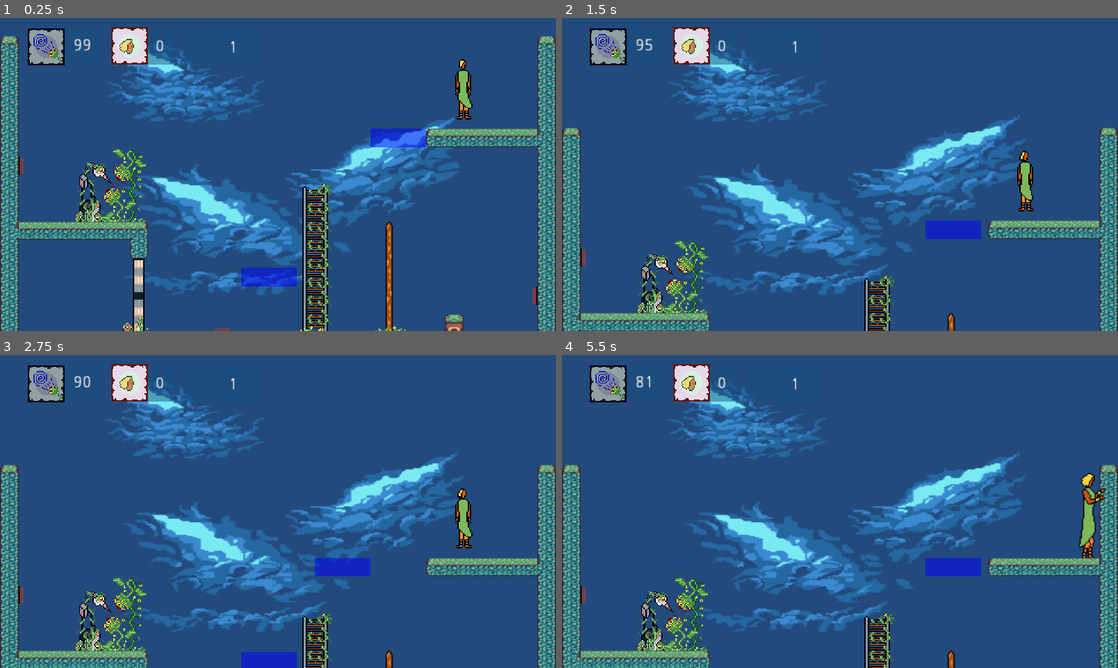
Above: before the commit, frames 1-4 (two rows, left to right).
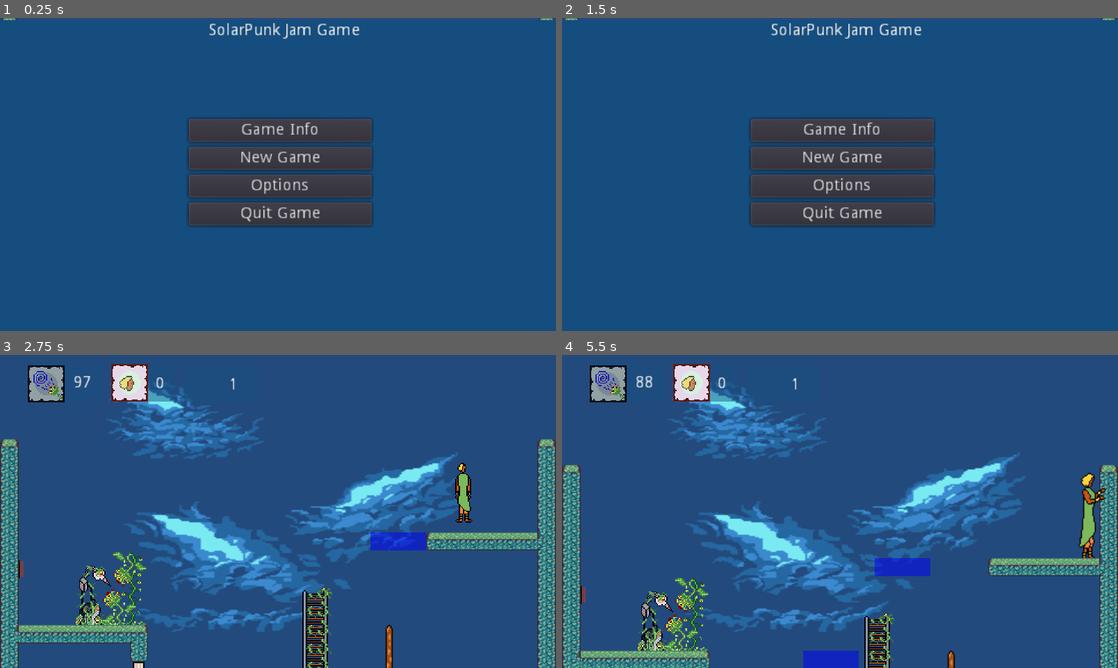
Above: after the commit, the same moments.

Repository: dlbike76/SolarPunk-Jam-2
Game: Godot game, scene res://Source/Levels/Level_Template.tscn
Same seed, same stepped clock (60 frames per second), same inputs: the game is played once before the commit and once after it.
Inputs (mouse positions are in pixels of both pictures, inside the frame that each line leads up to):
- Up to frame 1 (0.25 s): no input
- Up to frame 2 (1.5 s): click (840, 130) at 0.5 s, where only the run after the commit has a clickable "Game Info"; click (1029, 293) at 1.25 s, where only the run after the commit has a clickable "Back"
- Up to frame 3 (2.75 s): click (278, 495) at 2 s, where only the run after the commit has a clickable "New Game"
- Up to frame 4 (5.5 s): hold D (move_right) 2.78-3.53 s; hold Space (action) 2.78-3.53 s; hold S (move_down) 3.53-4.28 s; tap Space (action) at 3.6, 5.1 s; hold D (move_right) 4.28-5.03 s; hold Space (action) 4.28-5.03 s; hold W (move_up) from 5.03 s (still down)

The runs differ from the first frame. In frame 1, 34% of the frame differs, in the area x 0-100%, y 0-100%; in frame 2, 31%; in frame 3, 14%; in frame 4, 1.7%.

Commit message:
Added Game Info functionality to the Title Menu. Corrected logic surrounding the timer in Energymachine.gd - set it to 30 seconds.  It had been set to a 5 second timeout during testing.

Diff:
--- a/Source/Levels/Level_Template.tscn
+++ b/Source/Levels/Level_Template.tscn
@@ -15,10 +15,12 @@
 [ext_resource path="res://Source/Solids/MovingPlatform.tscn" type="PackedScene" id=13]
 [ext_resource path="res://Source/UI/GameMenu.tscn" type="PackedScene" id=14]
 [ext_resource path="res://Source/UI/InfoBar.tscn" type="PackedScene" id=15]
+[ext_resource path="res://Source/UI/GameOverMenu.tscn" type="PackedScene" id=16]
 [ext_resource path="res://Source/Non-Solids/Charger.tscn" type="PackedScene" id=17]
 [ext_resource path="res://Source/Non-Solids/EnergyMachine.tscn" type="PackedScene" id=18]
 [ext_resource path="res://Source/Non-Solids/Door.tscn" type="PackedScene" id=19]
 [ext_resource path="res://Source/UI/TitleMenu.tscn" type="PackedScene" id=20]
+[ext_resource path="res://Source/UI/GameInfo.tscn" type="PackedScene" id=21]
 
 [node name="Level02" type="Node2D"]
 
@@ -170,38 +172,16 @@
 margin_bottom = 8.0
 
 [node name="TitleMenu" parent="UI" instance=ExtResource( 20 )]
-visible = false
-
-[node name="GameOverMenu" type="ColorRect" parent="UI"]
+
+[node name="GameOverMenu" parent="UI" instance=ExtResource( 16 )]
+
+[node name="GameInfo" parent="UI" instance=ExtResource( 21 )]
 pause_mode = 2
 visible = false
-margin_left = 53.0
-margin_top = 40.0
-margin_right = 209.0
-margin_bottom = 109.0
-color = Color( 0.0862745, 0.305882, 0.498039, 1 )
-
-[node name="Label" type="Label" parent="UI/GameOverMenu"]
-margin_left = 12.0
-margin_top = 2.0
-margin_right = 131.0
-margin_bottom = 20.0
-text = "GAME OVER
-Try again?"
-
-[node name="NoButton" type="Button" parent="UI/GameOverMenu"]
-margin_left = 61.0
-margin_top = 42.0
-margin_right = 102.0
-margin_bottom = 62.0
-text = "No"
-
-[node name="YesButton" type="Button" parent="UI/GameOverMenu"]
-margin_left = 5.0
-margin_top = 42.0
-margin_right = 50.0
-margin_bottom = 63.0
-text = "Yes"
+margin_left = 1.0
+margin_top = 0.0
+margin_right = 488.0
+margin_bottom = 275.0
 
 [node name="Charger" parent="." instance=ExtResource( 17 )]
 visible = false
@@ -227,3 +207,11 @@
 [editable path="Doors/Door/Wall"]
 [editable path="MovingPlatforms/MovingPlatform"]
 [editable path="MovingPlatforms/MovingPlatform2"]
+[editable path="UI/GameMenu"]
+[editable path="UI/InfoBar"]
+[editable path="UI/InfoBar/Power"]
+[editable path="UI/InfoBar/Mental_Energy"]
+[editable path="UI/InfoBar/Broken_Machines"]
+[editable path="UI/TitleMenu"]
+[editable path="UI/GameOverMenu"]
+[editable path="UI/GameInfo"]
--- a/Source/Non-Solids/EnergyMachine.gd
+++ b/Source/Non-Solids/EnergyMachine.gd
@@ -30,5 +30,5 @@
 		if _fixed_signal_sent:
 			_fixed_signal_sent = false
 			_broke_signal_sent = false
-	if timer > 5:   #  The machine will start loosing charge again after 30 seconds
+	if timer > 30:   #  The machine will start loosing charge again after 30 seconds
 		charge -= delta
--- /dev/null
+++ b/Source/UI/GameInfo.gd
@@ -0,0 +1,20 @@
+extends ColorRect
+
+
+# Declare member variables here. Examples:
+# var a = 2
+# var b = "text"
+
+
+# Called when the node enters the scene tree for the first time.
+func _ready():
+	pass # Replace with function body.
+
+
+# Called every frame. 'delta' is the elapsed time since the previous frame.
+#func _process(delta):
+#	pass
+
+
+func _on_Button_pressed():
+	self.hide()
--- /dev/null
+++ b/Source/UI/GameInfo.tscn
@@ -0,0 +1,56 @@
+[gd_scene load_steps=2 format=2]
+
+[ext_resource path="res://Source/UI/GameInfo.gd" type="Script" id=1]
+
+[node name="GameInfo" type="ColorRect"]
+margin_left = 7.0
+margin_top = 4.0
+margin_right = 475.0
+margin_bottom = 265.0
+script = ExtResource( 1 )
+__meta__ = {
+"_edit_group_": true,
+"_edit_use_anchors_": false
+}
+
+[node name="Label" type="Label" parent="."]
+margin_right = 467.0
+margin_bottom = 43.0
+custom_colors/font_color = Color( 0, 0, 0, 1 )
+text = "Game Info"
+align = 1
+valign = 1
+__meta__ = {
+"_edit_use_anchors_": false
+}
+
+[node name="RichTextLabel" type="RichTextLabel" parent="."]
+margin_left = 1.12244
+margin_top = 45.8775
+margin_right = 466.122
+margin_bottom = 262.878
+custom_colors/default_color = Color( 0, 0, 0, 1 )
+bbcode_enabled = true
+bbcode_text = "
+
+Gameplay:   You play a character in a living organic tower that has to repair various machines that are malfunctioning.  If the power reaches zero then the game ends.
+
+Interface:  Use either the WASD keys for movement, or the arrow keys.  Use the Space-bar to interact with objects.
+
+"
+text = "
+
+Gameplay:   You play a character in a living organic tower that has to repair various machines that are malfunctioning.  If the power reaches zero then the game ends.
+
+Interface:  Use either the WASD keys for movement, or the arrow keys.  Use the Space-bar to interact with objects.
+
+"
+
+[node name="Button" type="Button" parent="."]
+margin_left = 356.943
+margin_top = 223.37
+margin_right = 448.943
+margin_bottom = 253.37
+text = "Back"
+
+[connection signal="pressed" from="Button" to="." method="_on_Button_pressed"]
--- a/Source/UI/GameMenu.gd
+++ b/Source/UI/GameMenu.gd
@@ -27,6 +27,7 @@
 	#This isn't working to hide the menu - need to investigate why...
 	if event.is_action_pressed("ui_cancel"):
 		self.hide()
+		get_tree().paused = false
 
 func _on_QuitGame_pressed():
 	emit_signal("quit_game_request")
--- a/Source/UI/TitleMenu.gd
+++ b/Source/UI/TitleMenu.gd
@@ -8,7 +8,8 @@
 
 # Called when the node enters the scene tree for the first time.
 func _ready():
-	pass # Replace with function body.
+	get_tree().paused = true
+
 
 
 # Called every frame. 'delta' is the elapsed time since the previous frame.
@@ -17,7 +18,8 @@
 
 
 func _on_GameInfo_pressed():
-	pass # Replace with function body.
+	get_parent().get_node("GameInfo").show()
+
 
 
 
Not shown: 1 places in Source/Levels/Level_Template.tscn that only renumber resources
